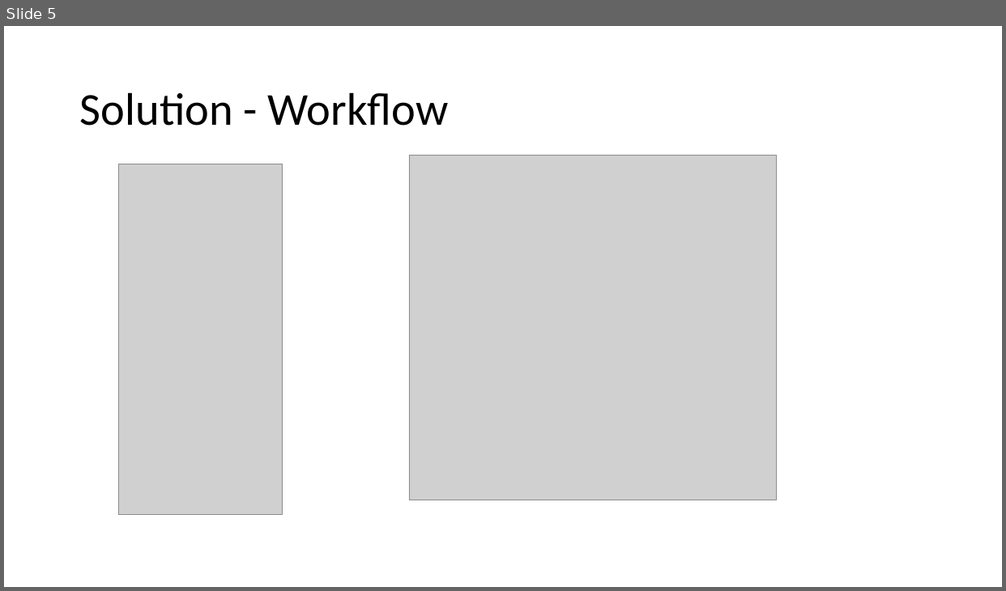
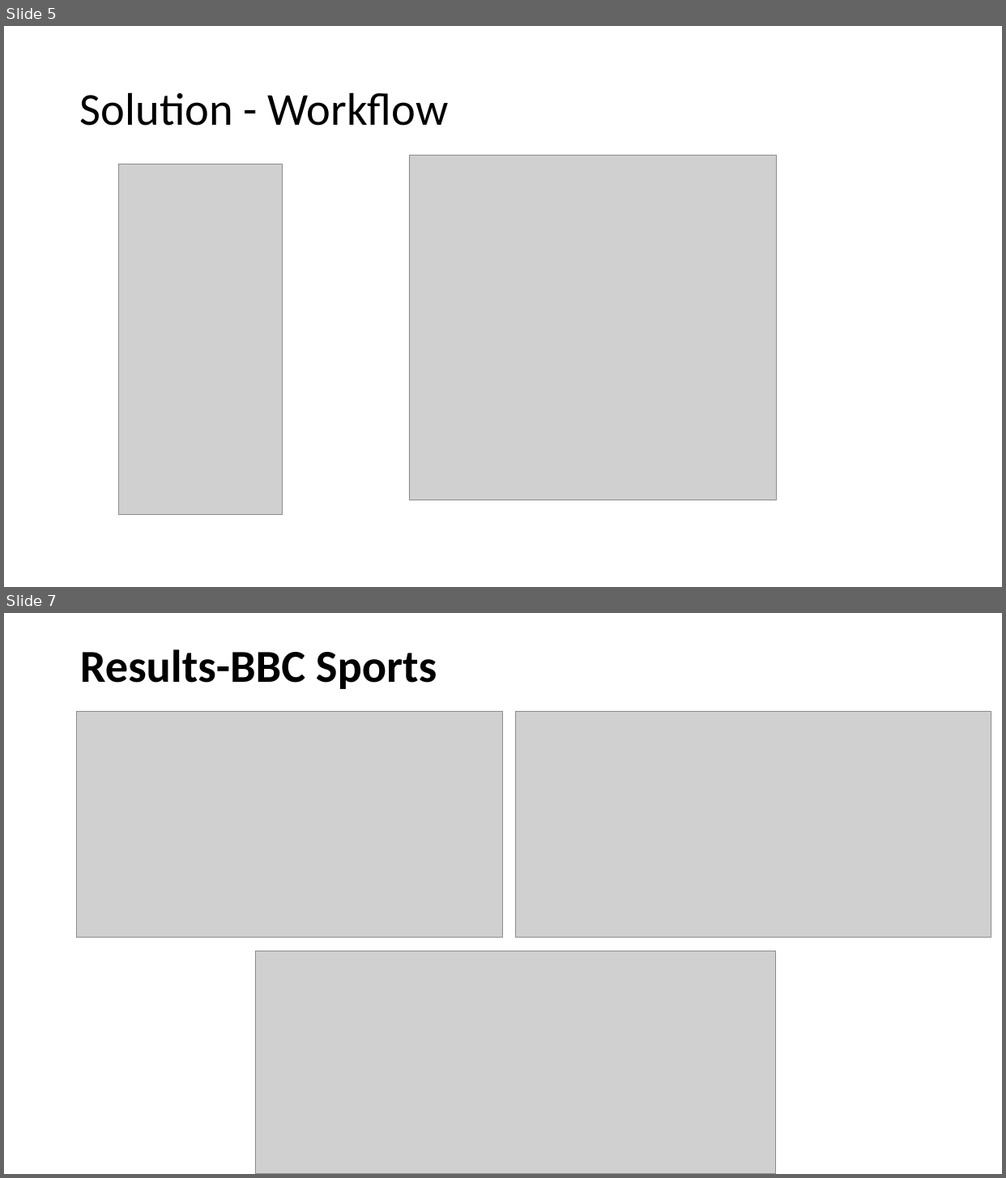
Before and after one commit to Nagumkc/KDM_Project, a slide deck: Project demo/KDM Project.pptx. Shown one above the other, each under a label of ours: slide 5 before the commit, slides 5 and 7 after it; the slides between them are not shown. The pictures are 1006x591 and 1006x1178 pixels, drawn with LibreOffice and Linux fonts; fonts in the diff are those of the drawing; grey boxes stand for pictures. Boxes give left, top, right and bottom in pixels: in the first picture for what was removed or moved away, otherwise in the second. Text is boxed around its words. In the diff, an @@ line names an element or a change of style, - is before the commit and + after.

```diff
--- a/Project demo/KDM Project.pptx
+++ b/Project demo/KDM Project.pptx
@@ slide 7 added at bbox=[4, 613, 1002, 1174], background #FFFFFF @@
@@ title added at bbox=[80, 649, 437, 689], 44 pt, text #000000, bold @@
+Results-BBC Sports
@@ picture added at bbox=[77, 711, 503, 938] @@
@@ picture added at bbox=[515, 711, 991, 938] @@
@@ picture added at bbox=[256, 952, 777, 1174] @@
```
Also in this commit, not shown: 3 slides changed, 4 other slides added, 5 slides removed.
